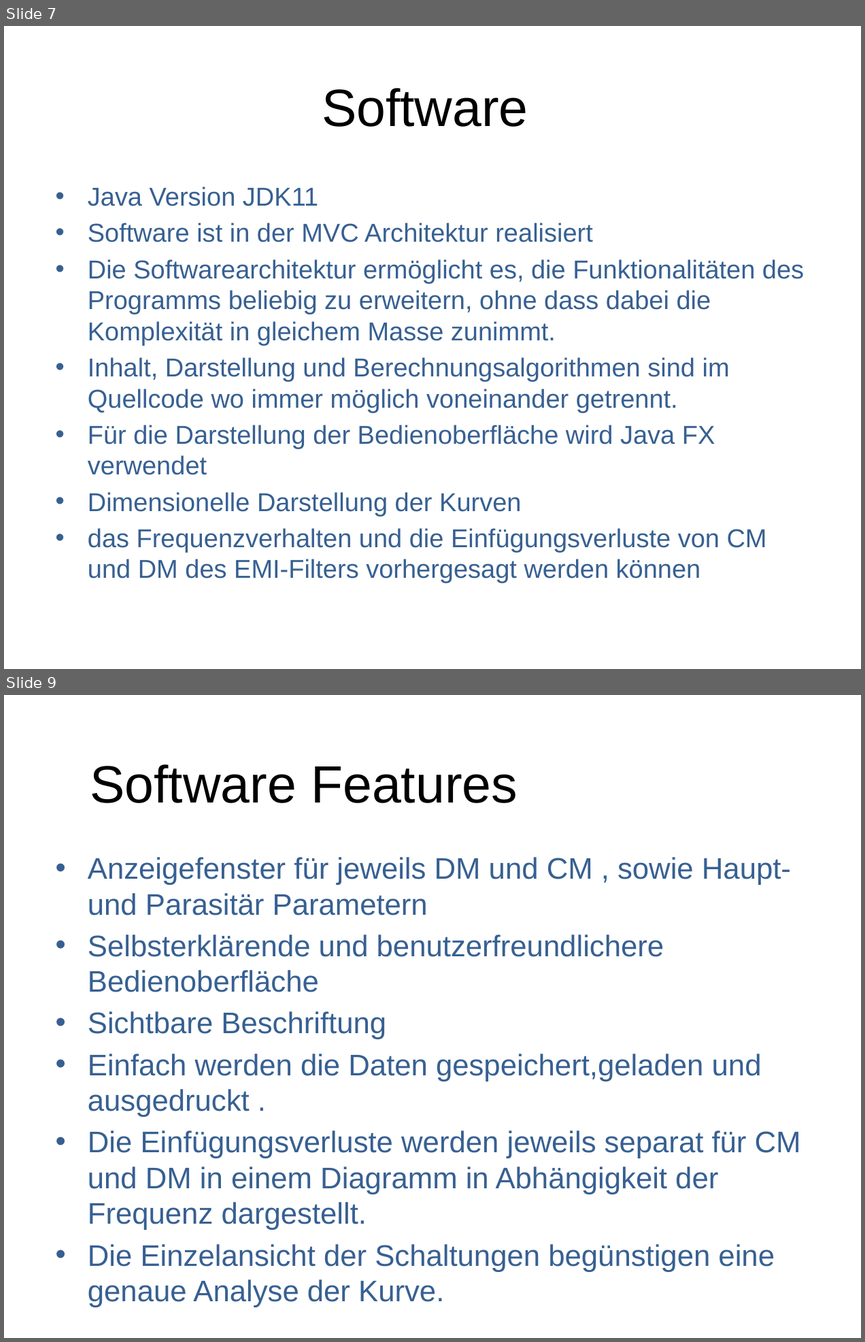
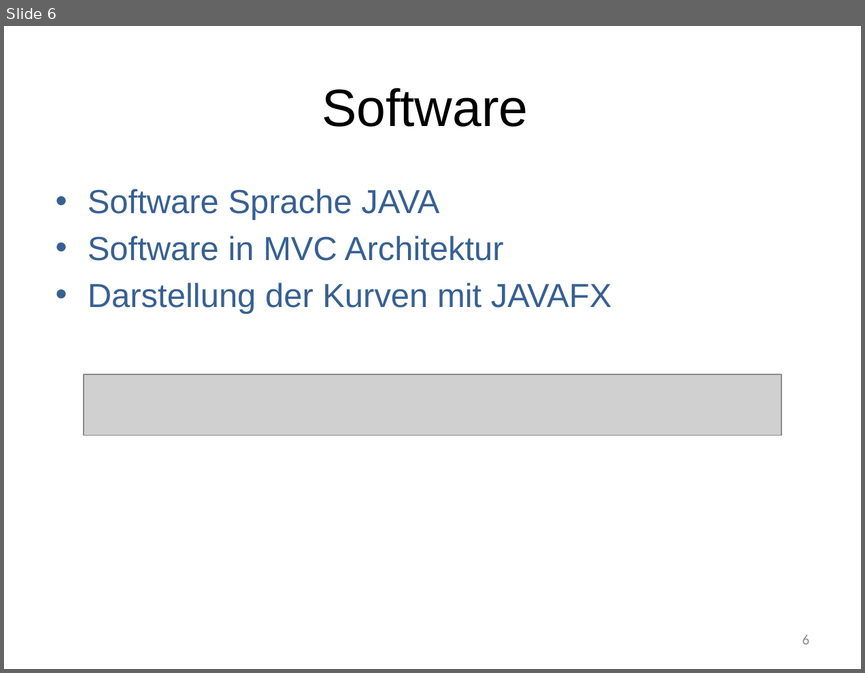
Before and after one commit to marinataborda/P2Organisation, a slide deck: Präsentationen/ZwischenPresäntation.pptx. Shown one above the other, each under a label of ours: slides 7 and 9 before the commit, slide 6 after it; the slides between them are not shown. The pictures are 865x1342 and 865x673 pixels, drawn with LibreOffice and Linux fonts; fonts in the diff are those of the drawing; grey boxes stand for pictures. Boxes give left, top, right and bottom in pixels: in the first picture for what was removed or moved away, otherwise in the second. Text is boxed around its words. In the diff, an @@ line names an element or a change of style, - is before the commit and + after.

```diff
--- a/Präsentationen/ZwischenPresäntation.pptx
+++ b/Präsentationen/ZwischenPresäntation.pptx
@@ slide 9 removed at bbox=[4, 695, 861, 1338], background #FFFFFF @@
@@ text removed at bbox=[90, 764, 517, 803] @@
-Software Features
@@ text removed at bbox=[88, 857, 801, 1271] @@
-• Anzeigefenster für jeweils DM und CM , sowie Haupt- und Parasitär Parametern
-• Selbsterklärende und benutzerfreundlichere Bedienoberfläche
-• Sichtbare Beschriftung
-• Einfach werden die Daten gespeichert,geladen und ausgedruckt .
-• Die Einfügungsverluste werden jeweils separat für CM und DM in einem Diagramm in Abhängigkeit der Frequenz dargestellt.
-• Die Einzelansicht der Schaltungen begünstigen eine genaue Analyse der Kurve.
@@ what was slide 7 is now slide 6 @@
@@ slide 6 changed as well @@
@@ text at bbox=[88, 189, 612, 314]: text changed; size 21.7 to 28 pt @@
-• Java Version JDK11
-• Software ist in der MVC Architektur realisiert
-• Die Softwarearchitektur ermöglicht es, die Funktionalitäten des Programms beliebig zu erweitern, ohne dass dabei die Komplexität in gleichem Masse zunimmt.
-• Inhalt, Darstellung und Berechnungsalgorithmen sind im Quellcode wo immer möglich voneinander getrennt.
-• Für die Darstellung der Bedienoberfläche wird Java FX verwendet
-• Dimensionelle Darstellung der Kurven
-• das Frequenzverhalten und die Einfügungsverluste von CM und DM des EMI-Filters vorhergesagt werden können
+• Software Sprache JAVA
+• Software in MVC Architektur
+• Darstellung der Kurven mit JAVAFX
@@ picture added at bbox=[84, 374, 781, 435] @@
@@ page number added at bbox=[802, 635, 810, 644], 12 pt, text #8C8C8C @@
+6
```
Also in this commit, not shown: 6 other slides changed, 12 slides added, 6 other slides removed, 2 other files.
